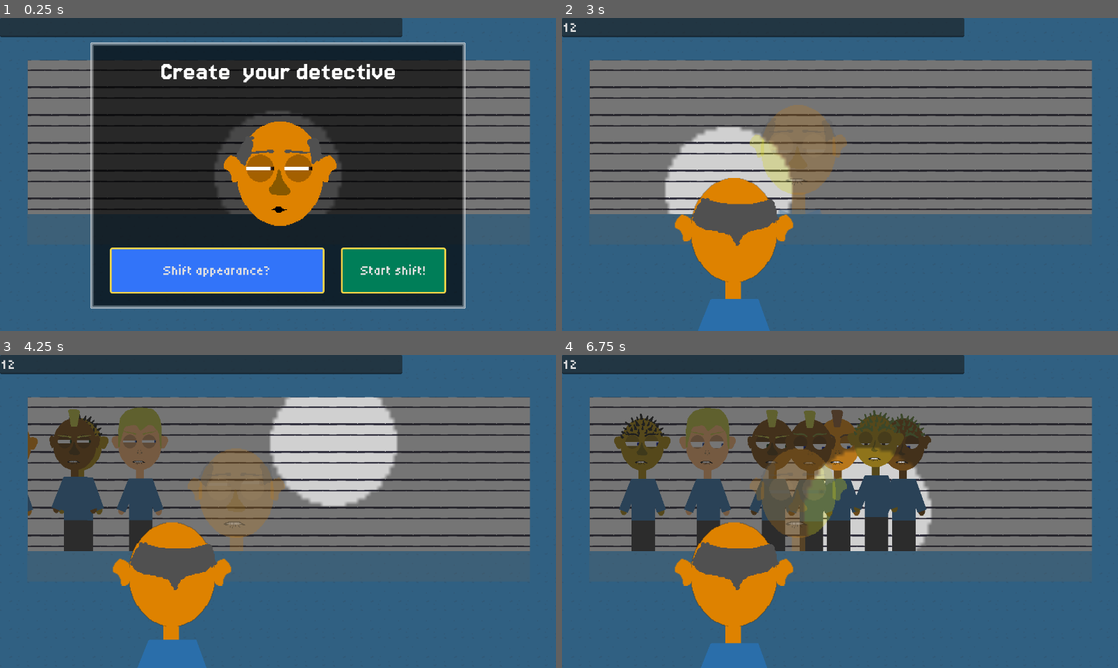
Above: before the commit, frames 1-4 (two rows, left to right).
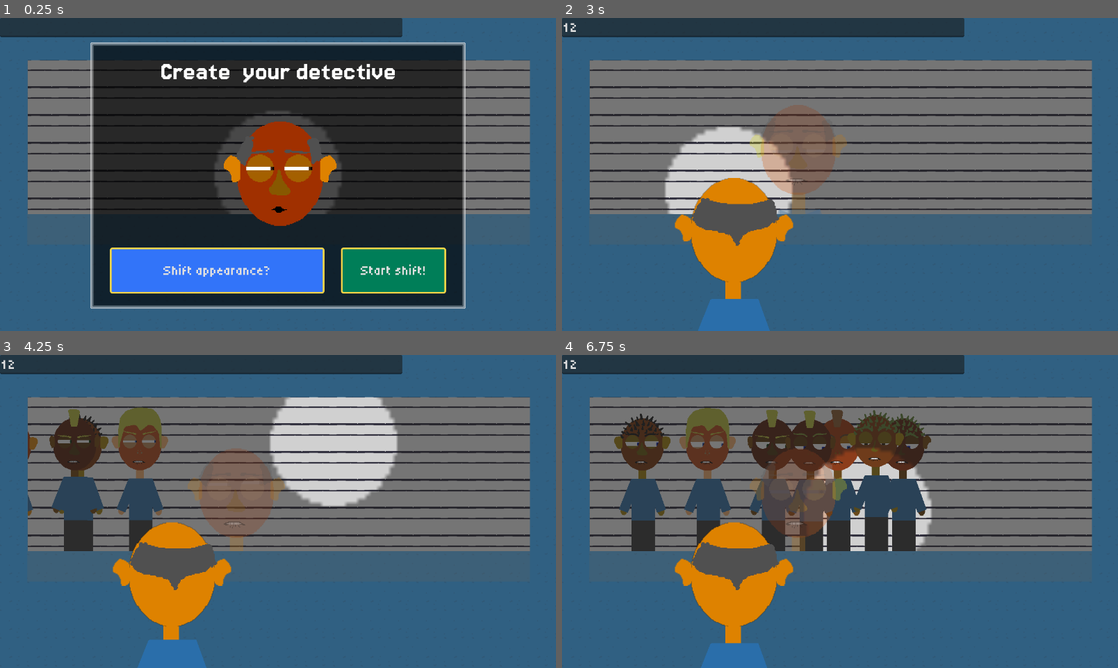
Above: after the commit, the same moments.

Repository: bjornarprytz/shift
Game: Godot game, scene res://interface/main.tscn
The game is run twice, just before and just after one commit, with the same random seed, the same clock (stepped at 60 frames per second) and the same inputs.
Inputs (mouse positions are in pixels of both pictures, inside the frame that each line leads up to):
- Up to frame 1 (0.25 s): no input
- Up to frame 2 (3 s): click (762, 27) at 0.52 s; type "12" at 0.6 s; click "Start shift!" at 1.25 s; move the mouse to (962, 158) at 2.02 s; click (962, 158) at 2.17 s; move the mouse to (728, 190) at 2.77 s; click (728, 190) at 2.92 s
- Up to frame 3 (4.25 s): move the mouse to (333, 442) at 3.52 s; click (333, 442) at 3.67 s
- Up to frame 4 (6.75 s): move the mouse to (812, 574) at 4.27 s; click (812, 574) at 4.42 s; move the mouse to (1006, 558) at 5.02 s; click (1006, 558) at 5.17 s; move the mouse to (673, 464) at 5.77 s; click (673, 464) at 5.92 s; move the mouse to (867, 511) at 6.52 s; click (867, 511) at 6.67 s

The runs differ from the first frame. In frame 1, 2.9% of the frame differs, in the area x 42-59%, y 33-67%; in frame 2, 0.5%; in frame 3, 0.8%; in frame 4, 3.7%, in the area x 10-63%, y 19-58%.

Commit message:
beginning TELLS

Diff:
--- /dev/null
+++ b/src/interface/TellEffect.tscn
@@ -0,0 +1,6 @@
+[gd_scene format=3 uid="uid://chwjqh63mflr"]
+
+[ext_resource type="Script" uid="uid://bulvjns8rcew7" path="res://interface/tell_effect.gd" id="1_8w4w2"]
+
+[node name="TellEffect" type="Node2D" unique_id=2108226115]
+script = ExtResource("1_8w4w2")
--- a/src/interface/head.gd
+++ b/src/interface/head.gd
@@ -7,10 +7,14 @@
 @onready var eye_r: Eye = %EyeR
 @onready var eye_l: Eye = %EyeL
 
+@onready var cheek_r: Sprite2D = %CheekR
+@onready var cheek_l: Sprite2D = %CheekL
+
 @onready var nose: FacePart = %Nose
 @onready var mouth: Mouth = %Mouth
 @onready var ear_r: FacePart = %EarR
 @onready var ear_l: FacePart = %EarL
+@onready var head = %Head
 @onready var blink_timer: Timer = %BlinkTimer
 
 var _appeareance: Appearance
--- a/src/interface/head.tscn
+++ b/src/interface/head.tscn
@@ -3,6 +3,7 @@
 [ext_resource type="Texture2D" uid="uid://7bjw36ptbm4r" path="res://assets/img/head.png" id="1_jihge"]
 [ext_resource type="Script" uid="uid://ykpdfyegy7qn" path="res://interface/head.gd" id="1_xqv0v"]
 [ext_resource type="Texture2D" uid="uid://b3a7vhdw6tqqv" path="res://assets/img/nose_1.png" id="2_xqv0v"]
+[ext_resource type="Texture2D" uid="uid://crm3nfv73fqeh" path="res://assets/img/drop.png" id="3_aoua1"]
 [ext_resource type="Script" uid="uid://dxa2eotmwf04p" path="res://interface/face_part.gd" id="3_dm2nd"]
 [ext_resource type="Texture2D" uid="uid://bt5uibsmtlvm5" path="res://assets/img/mouth_a.png" id="4_aoua1"]
 [ext_resource type="Texture2D" uid="uid://dtro171okh4nt" path="res://assets/img/mouth_e.png" id="5_yc5a3"]
@@ -15,6 +16,7 @@
 [ext_resource type="Texture2D" uid="uid://wr201aj6pigx" path="res://assets/img/ear_1.png" id="12_icn7e"]
 [ext_resource type="PackedScene" uid="uid://cdrefvkg7grrb" path="res://interface/eye.tscn" id="13_cdgoc"]
 [ext_resource type="Texture2D" uid="uid://y182xechug7c" path="res://assets/img/hair_3_front.png" id="15_xqv0v"]
+[ext_resource type="Texture2D" uid="uid://c2jnbtcs4d71a" path="res://assets/img/eye.png" id="16_dm2nd"]
 
 [sub_resource type="SpriteFrames" id="SpriteFrames_gwkry"]
 animations = [{
@@ -51,10 +53,23 @@
 
 [node name="Head" type="Sprite2D" parent="." unique_id=2050438477]
 unique_name_in_owner = true
-modulate = Color(0.72176814, 0.3683803, 0.14154443, 1)
+self_modulate = Color(0.72156864, 0.36862746, 0.14117648, 1)
 texture_filter = 3
 position = Vector2(2, 6)
 texture = ExtResource("1_jihge")
+
+[node name="Sweat" type="CPUParticles2D" parent="Head" unique_id=2052495036]
+position = Vector2(-1, -41)
+emitting = false
+amount = 3
+texture = ExtResource("3_aoua1")
+emission_shape = 3
+emission_rect_extents = Vector2(35, 5)
+particle_flag_align_y = true
+gravity = Vector2(0, 69)
+color = Color(0.6156863, 0.9098039, 0.8627451, 1)
+hue_variation_min = -0.23
+hue_variation_max = 0.28
 
 [node name="Mouth" type="AnimatedSprite2D" parent="." unique_id=540497518]
 unique_name_in_owner = true
@@ -110,4 +125,18 @@
 position = Vector2(2, -32)
 texture = ExtResource("15_xqv0v")
 
+[node name="CheekR" type="Sprite2D" parent="." unique_id=1864260051]
+unique_name_in_owner = true
+modulate = Color(1, 1, 1, 0)
+position = Vector2(25, 30)
+scale = Vector2(0.365, 0.365)
+texture = ExtResource("16_dm2nd")
+
+[node name="CheekL" type="Sprite2D" parent="." unique_id=452186776]
+unique_name_in_owner = true
+modulate = Color(1, 1, 1, 0)
+position = Vector2(-25.999996, 30)
+scale = Vector2(0.365, 0.365)
+texture = ExtResource("16_dm2nd")
+
 [connection signal="timeout" from="Eyes/BlinkTimer" to="." method="_on_blink_timer_timeout"]
--- a/src/interface/main.gd
+++ b/src/interface/main.gd
@@ -25,6 +25,7 @@
 		suspects.add_child(new_sus)
 		new_sus.position = (Vector2.LEFT * 700) + (Vector2.LEFT * 150.0 * i) + (Vector2.DOWN * 500.0)
 		new_sus.apply_appearance(character_variations.create_random_appearance())
+		new_sus.profile.tells = Tell.random_set(randi_range(2, 5))
 		s.push_back(new_sus)
 		i += 1
 
--- /dev/null
+++ b/src/interface/tell_effect.gd
@@ -0,0 +1,16 @@
+extends Node2D
+
+@export var tell: Tell
+
+@export var suspect: Suspect
+
+var _parts: Array
+
+# Called when the node enters the scene tree for the first time.
+func _ready() -> void:
+	_parts = tell.get_body_part(suspect)
+
+
+# Called every frame. 'delta' is the elapsed time since the previous frame.
+func _process(delta: float) -> void:
+	pass
--- a/src/system/tell.gd
+++ b/src/system/tell.gd
@@ -19,3 +19,67 @@
 
 @export var part: Part
 @export var effect: Effect
+
+func get_body_part(sus: Suspect) -> Array:
+	match (part):
+		Part.EARS:
+			return [sus.head.ear_l, sus.head.ear_r]
+		Part.NOSE:
+			return [sus.head.nose]
+		Part.FACE:
+			return [sus.head.head]
+		Part.EYES:
+			return [sus.head.eye_l, sus.head.eye_r]
+		Part.CHEEKS:
+			return [sus.head.cheek_l, sus.head.cheek_r]
+		Part.BREATHING:
+			return [sus.body.torso]
+		Part.MOUTH:
+			return [sus.head.mouth]
+
+	return []
+
+
+static func random(p: Part=-1) -> Tell:
+	var t = Tell.new()
+	if (p == -1):
+		p = Part.values().pick_random()
+
+	t.part = p
+	t.effect = _possible_effect(p).pick_random()
+
+	return t
+
+static func random_set(count: int) -> Array[Tell]:
+	var parts = Part.values()
+	assert (count > 0 and count <= parts.size())
+	parts.shuffle()
+	var r: Array[Tell] = []
+
+
+	for p in parts:
+		r.push_back(Tell.random(p))
+		count -= 1
+		if count == 0:
+			break
+
+	return r
+
+
+static func _possible_effect(p: Part) -> Array[Effect]:
+	match(p):
+		Part.EARS:
+			return Effect.values()
+		Part.NOSE:
+			return Effect.values()
+		Part.FACE:
+			return [Effect.BLUSH, Effect.SWEAT]
+		Part.EYES:
+			return [Effect.SWEAT, Effect.TWITCH]
+		Part.CHEEKS:
+			return [Effect.BLUSH]
+		Part.BREATHING:
+			return [Effect.TWITCH, Effect.SWEAT]
+		Part.MOUTH:
+			return [Effect.TWITCH]
+	return []
Binary file added: src/assets/img/drop.aseprite
Binary file added: src/assets/img/drop.png
Not shown, added: src/assets/img/drop.png.import
Not shown, added: src/interface/tell_effect.gd.uid
